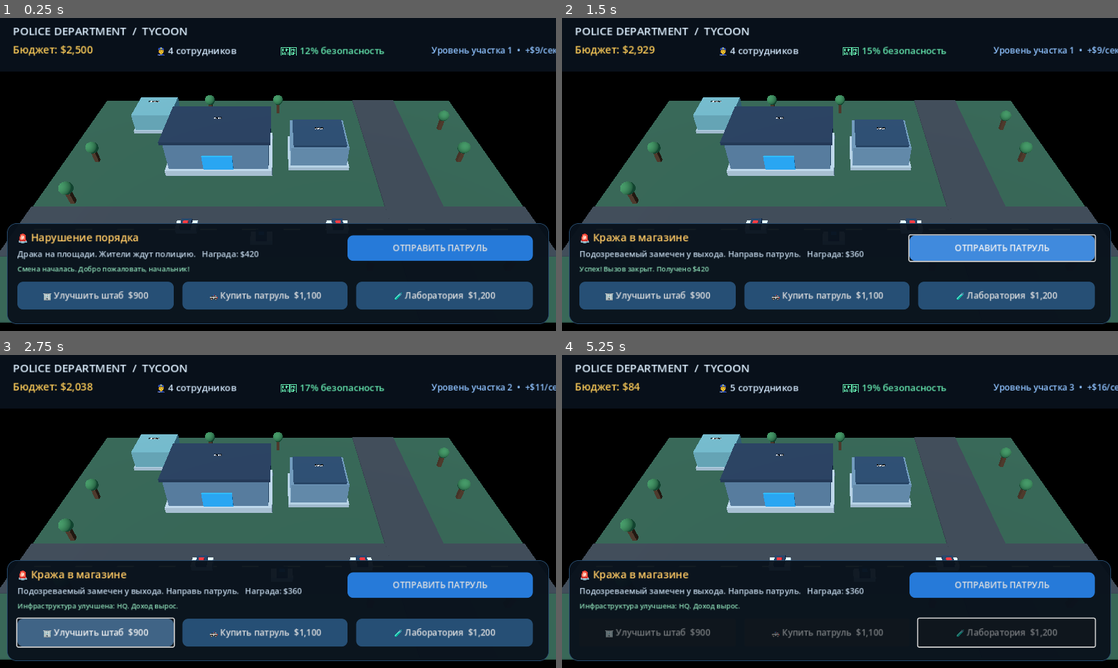
Above: before the commit, frames 1-4 (two rows, left to right).
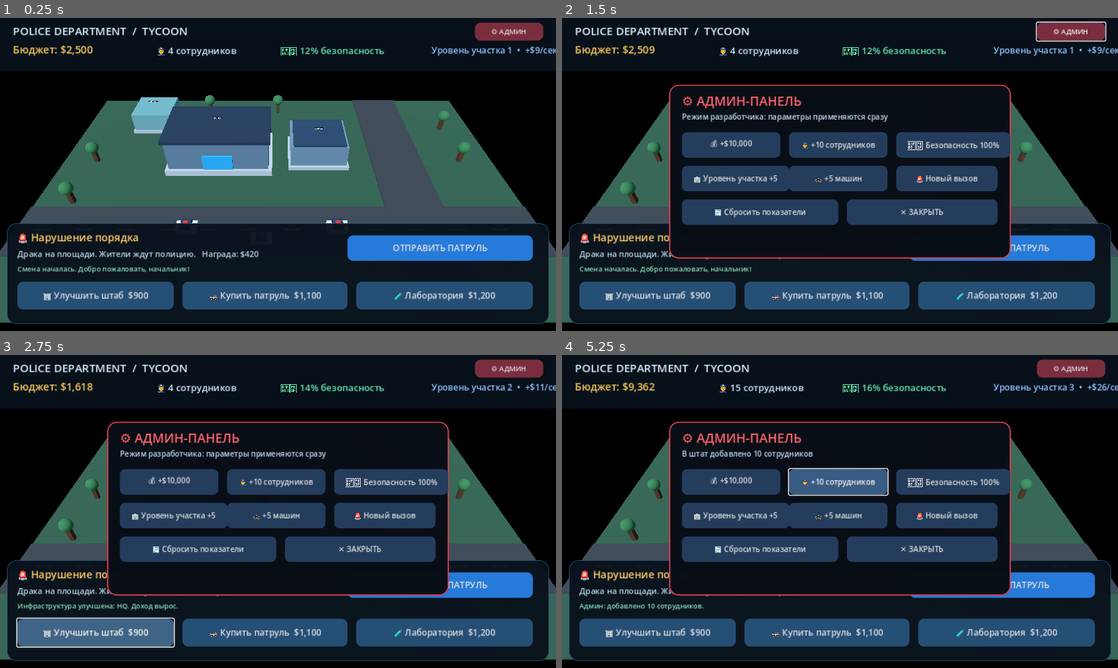
Above: after the commit, the same moments.

Repository: specialforredit-alt/Polide-tycoon-gpt-
Game: Godot game, scene res://Main.tscn
Two runs of this game, one before a commit and one after it. Both use one fixed random seed, a clock stepped at 60 frames per second and the inputs below.
Inputs (mouse positions are in pixels of both pictures, inside the frame that each line leads up to):
- Up to frame 1 (0.25 s): no input
- Up to frame 2 (1.5 s): click (1073, 30) at 0.5 s, where only the run after the commit has a clickable "⚙ АДМИН"; click "ОТПРАВИТЬ ПАТРУЛЬ" at 1.25 s
- Up to frame 3 (2.75 s): click "🏢 Улучшить штаб $900" at 2 s
- Up to frame 4 (5.25 s): click "🚓 Купить патруль $1,100" at 2.75 s; click "🏢 Улучшить штаб $900" (after the commit: "💰 +$10,000") at 3.5 s; click (1006, 633) at 4.25 s, where only the run after the commit has a clickable "🧪 Лаборатория $1,200"; click (840, 483) at 5 s, where only the run after the commit has a clickable "👮 +10 сотрудников"

The runs differ from the first frame. In frame 1, 0.7% of the frame differs, in the area x 85-98%, y 1-8%; in frame 2, 29%; in frame 3, 27%; in frame 4, 36%, in the area x 3-98%, y 1-94%.

Commit message:
Add in-game admin panel with tycoon controls

Diff:
--- a/scripts/main.gd
+++ b/scripts/main.gd
@@ -22,6 +22,8 @@
 var world_root: Node3D
 var event_label: Label
 var event_text: String = "Смена началась. Добро пожаловать, начальник!"
+var admin_panel: Panel
+var admin_status_label: Label
 
 const INCIDENTS := [
 	{"title":"Кража в магазине", "desc":"Подозреваемый замечен у выхода. Направь патруль.", "reward":360, "risk":10},
@@ -172,6 +174,10 @@
 	upgrade_buttons.append(upgrade3)
 	event_label = _label(event_text, Vector2(30,424), 12, Color(0.55,0.86,0.71))
 	event_label.size = Vector2(890, 24)
+	var admin_open := _button("⚙ АДМИН", Vector2(820, 8), Vector2(118, 30), Color(0.48, 0.18, 0.24))
+	admin_open.add_theme_font_size_override("font_size", 12)
+	admin_open.pressed.connect(_toggle_admin)
+	_build_admin_panel()
 
 func _label(text_value: String, pos: Vector2, font_size: int, color: Color) -> Label:
 	var l := Label.new()
@@ -276,3 +282,108 @@
 		if left > 0 and left % 3 == 0:
 			out += ","
 	return out
+
+func _build_admin_panel() -> void:
+	admin_panel = Panel.new()
+	admin_panel.position = Vector2(185, 115)
+	admin_panel.size = Vector2(590, 300)
+	admin_panel.visible = false
+	var panel_style := StyleBoxFlat.new()
+	panel_style.bg_color = Color(0.035, 0.055, 0.085, 0.99)
+	panel_style.border_color = Color(0.85, 0.24, 0.31)
+	panel_style.set_border_width_all(2)
+	panel_style.set_corner_radius_all(16)
+	admin_panel.add_theme_stylebox_override("panel", panel_style)
+	ui.add_child(admin_panel)
+	var title := Label.new()
+	title.text = "⚙ АДМИН-ПАНЕЛЬ"
+	title.position = Vector2(22, 12)
+	title.add_theme_font_size_override("font_size", 22)
+	title.add_theme_color_override("font_color", Color(1, 0.38, 0.42))
+	admin_panel.add_child(title)
+	admin_status_label = Label.new()
+	admin_status_label.text = "Управление параметрами игры"
+	admin_status_label.position = Vector2(22, 46)
+	admin_status_label.add_theme_font_size_override("font_size", 13)
+	admin_status_label.add_theme_color_override("font_color", Color(0.77, 0.85, 0.94))
+	admin_panel.add_child(admin_status_label)
+	_admin_button("💰 +$10,000", Vector2(22, 82), Vector2(170, 44), func(): _admin_money())
+	_admin_button("👮 +10 сотрудников", Vector2(207, 82), Vector2(170, 44), func(): _admin_staff())
+	_admin_button("🛡️ Безопасность 100%", Vector2(392, 82), Vector2(175, 44), func(): _admin_safety())
+	_admin_button("🏢 Уровень участка +5", Vector2(22, 140), Vector2(170, 44), func(): _admin_level())
+	_admin_button("🚓 +5 машин", Vector2(207, 140), Vector2(170, 44), func(): _admin_vehicles())
+	_admin_button("🚨 Новый вызов", Vector2(392, 140), Vector2(175, 44), func(): _admin_new_call())
+	_admin_button("🔄 Сбросить показатели", Vector2(22, 198), Vector2(270, 44), func(): _admin_reset_stats())
+	_admin_button("✕ ЗАКРЫТЬ", Vector2(307, 198), Vector2(260, 44), func(): _toggle_admin())
+
+func _admin_button(text_value: String, pos: Vector2, dimensions: Vector2, action: Callable) -> void:
+	var b := Button.new()
+	b.text = text_value
+	b.position = pos
+	b.size = dimensions
+	b.add_theme_font_size_override("font_size", 13)
+	var st := StyleBoxFlat.new()
+	st.bg_color = Color(0.14, 0.24, 0.36)
+	st.set_corner_radius_all(9)
+	b.add_theme_stylebox_override("normal", st)
+	var hov := st.duplicate()
+	hov.bg_color = Color(0.22, 0.36, 0.51)
+	b.add_theme_stylebox_override("hover", hov)
+	b.pressed.connect(action)
+	admin_panel.add_child(b)
+
+func _toggle_admin() -> void:
+	admin_panel.visible = not admin_panel.visible
+	if admin_panel.visible:
+		admin_status_label.text = "Режим разработчика: параметры применяются сразу"
+
+func _admin_money() -> void:
+	cash += 10000
+	event_text = "Админ: добавлено $10,000."
+	_refresh_ui()
+	admin_status_label.text = "Баланс увеличен на $10,000"
+
+func _admin_staff() -> void:
+	officers += 10
+	event_text = "Админ: добавлено 10 сотрудников."
+	_refresh_ui()
+	admin_status_label.text = "В штат добавлено 10 сотрудников"
+
+func _admin_safety() -> void:
+	safety = 100
+	event_text = "Админ: безопасность города установлена на 100%."
+	_refresh_ui()
+	admin_status_label.text = "Безопасность города: 100%"
+
+func _admin_level() -> void:
+	station_level += 5
+	event_text = "Админ: уровень участка увеличен на 5."
+	_refresh_ui()
+	admin_status_label.text = "Уровень участка повышен на 5"
+
+func _admin_vehicles() -> void:
+	vehicles += 5
+	for i in range(5):
+		var car := Node3D.new()
+		world_root.add_child(car)
+		_box(car, Vector3(1.5,0.45,0.8), Vector3.ZERO, Color(0.82,0.88,0.94))
+		_box(car, Vector3(0.75,0.3,0.83), Vector3(0,0.32,0), Color(0.10,0.22,0.34))
+		car.position = Vector3(-8 + (car_nodes.size() % 8) * 2, 0.35, 7.1)
+		car_nodes.append(car)
+	event_text = "Админ: добавлено 5 машин."
+	_refresh_ui()
+	admin_status_label.text = "В автопарк добавлено 5 машин"
+
+func _admin_new_call() -> void:
+	_new_call()
+	event_text = "Админ: вызов создан принудительно."
+	_refresh_ui()
+	admin_status_label.text = "Создан новый вызов диспетчера"
+
+func _admin_reset_stats() -> void:
+	calls_done = 0
+	safety = 12
+	station_level = 1
+	event_text = "Админ: статистика сброшена. Бюджет и персонал сохранены."
+	_refresh_ui()
+	admin_status_label.text = "Сброшены уровень, безопасность и счётчик вызовов"
